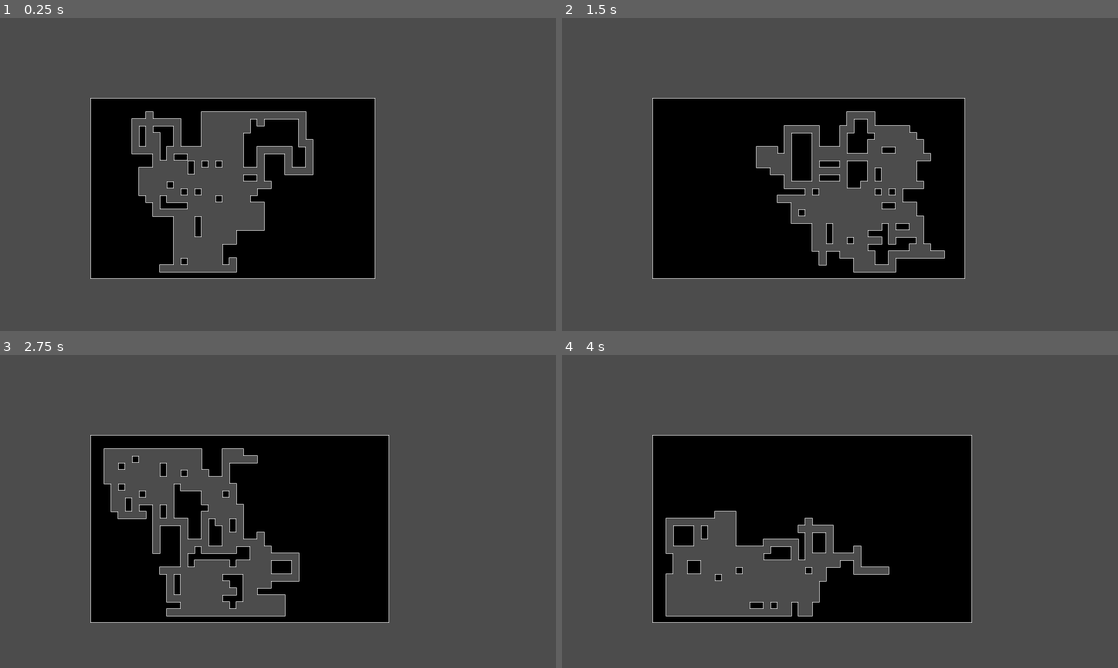
Above: before the commit, frames 1-4 (two rows, left to right).
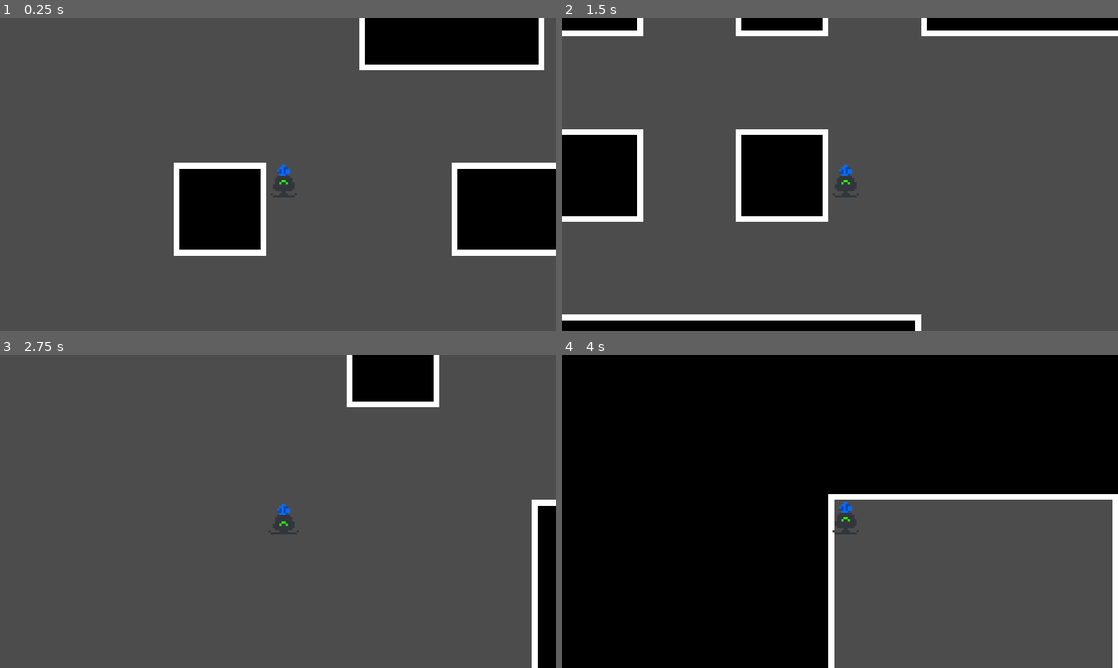
Above: after the commit, the same moments.

Repository: OneTachi/first-summer-jam-2021
Game: Godot game, scene res://World/World.tscn
Same seed, same stepped clock (60 frames per second), same inputs: the game is played once before the commit and once after it.
Inputs:
- Up to frame 1 (0.25 s): no input
- Up to frame 2 (1.5 s): tap Enter (ui_accept) at 0.5, 1.35 s; hold Right (ui_right) 0.53-1.28 s; hold Enter (ui_accept) 0.53-1.28 s; hold Down (ui_down) from 1.28 s (still down)
- Up to frame 3 (2.75 s): tap Enter (ui_accept) at 1.52, 1.82 s; release Down (ui_down) at 2.03 s; hold Right (ui_right) from 2.03 s (still down); hold Enter (ui_accept) from 2.03 s (still down)
- Up to frame 4 (4 s): release Right (ui_right) at 2.78 s; release Enter (ui_accept) at 2.78 s; hold Up (ui_up) 2.78-3.53 s; tap Enter (ui_accept) at 2.85, 3.02, 3.32 s; hold Left (ui_left) from 3.53 s (still down); hold Enter (ui_accept) from 3.53 s (still down)

The runs differ from the first frame. In frame 1, 36% of the frame differs, in the area x 16-100%, y 0-84%; in frame 2, 36%; in frame 3, 29%; in frame 4, 66%, in the area x 0-100%, y 0-100%.

Commit message:
add basic room generation

Diff:
--- /dev/null
+++ b/Player/Egg.tscn
@@ -0,0 +1,3 @@
+[gd_scene format=2]
+
+[node name="Egg" type="KinematicBody2D"]
--- /dev/null
+++ b/Player/Player.gd
@@ -0,0 +1,7 @@
+extends KinematicBody2D
+
+
+func _physics_process(delta):
+	var x_input = Input.get_action_strength("ui_right") - Input.get_action_strength("ui_left")
+	var y_input = Input.get_action_strength("ui_down") - Input.get_action_strength("ui_up")
+	move_and_slide(Vector2(x_input, y_input) * 100)
--- /dev/null
+++ b/Player/Player.tscn
@@ -0,0 +1,50 @@
+[gd_scene load_steps=5 format=2]
+
+[ext_resource path="res://Assets/CRobot.png" type="Texture" id=1]
+[ext_resource path="res://Player/Player.gd" type="Script" id=2]
+
+[sub_resource type="CircleShape2D" id=1]
+radius = 4.0
+
+[sub_resource type="Animation" id=2]
+resource_name = "happy"
+loop = true
+tracks/0/type = "value"
+tracks/0/path = NodePath("Sprite:frame")
+tracks/0/interp = 1
+tracks/0/loop_wrap = true
+tracks/0/imported = false
+tracks/0/enabled = true
+tracks/0/keys = {
+"times": PoolRealArray( 0, 0.5, 1 ),
+"transitions": PoolRealArray( 1, 1, 1 ),
+"update": 1,
+"values": [ 0, 1, 0 ]
+}
+
+[node name="Player" type="KinematicBody2D"]
+script = ExtResource( 2 )
+
+[node name="Camera2D" type="Camera2D" parent="."]
+offset = Vector2( 4, 4 )
+current = true
+zoom = Vector2( 0.15, 0.15 )
+drag_margin_left = 0.5
+drag_margin_top = 0.5
+drag_margin_right = 0.5
+drag_margin_bottom = 0.5
+editor_draw_drag_margin = true
+
+[node name="Sprite" type="Sprite" parent="."]
+scale = Vector2( 0.75, 0.75 )
+texture = ExtResource( 1 )
+centered = false
+hframes = 5
+
+[node name="CollisionShape2D" type="CollisionShape2D" parent="."]
+position = Vector2( 6, 8 )
+shape = SubResource( 1 )
+
+[node name="AnimationPlayer" type="AnimationPlayer" parent="."]
+autoplay = "happy"
+anims/happy = SubResource( 2 )
--- a/Walker.gd
+++ b/Walker.gd
@@ -8,6 +8,7 @@
 var borders = Rect2()
 var step_hist = []
 var steps_since_turn = 0
+var rooms = []
 
 func _init(starting_position, new_border):
 	assert(new_border.has_point(starting_position))
@@ -17,8 +18,13 @@
 
 func walk(steps):
 	for step in steps:
-		if randf() <= .25 or steps_since_turn > 3:
+		if randf() <= .25 or steps_since_turn > 5:
 			change_direction()
+		elif randf() <= .01:
+			if randf() <= .5:
+				place_circle_room(position)
+			else:
+				place_square_room(position)
 		if step():
 			step_hist.append(position)
 		else:
@@ -42,3 +48,35 @@
 	direction = directions.pop_front()
 	while not borders.has_point(position + direction):
 		direction = directions.pop_front()
+
+func create_room(position, size):
+	return {position = position, size = size}
+
+func place_square_room(position):
+	var size = Vector2(randi() % 6 + 3, randi() % 6 + 3)
+	var top_left = (position - size/2).ceil()
+	rooms.append(create_room(position, size))
+
+	for x in size.x:
+		for y in size.y:
+			var new_step = top_left + Vector2(x,y)
+			if borders.has_point(new_step):
+				step_hist.append(new_step)
+
+func place_circle_room(position):
+	var size = [Vector2(randi() % 4 + 2, 0), Vector2(randi() % 4 + 4, 1), Vector2(randi() % 4 + 2, 2)]
+	var top_left = (position - Vector2(size[0].x, size[2].y)/2).ceil()
+	rooms.append(create_room(position, size))
+
+	for z in size:
+		var new_step = top_left + z
+		if borders.has_point(new_step):
+			step_hist.append(new_step)
+
+func get_end_room():
+	var end_room = rooms.pop_front()
+	var start_vector = step_hist.front()
+	for room in rooms:
+		if start_vector.distance_to(room.position) > start_vector.distance_to(end_room.position):
+			end_room = room
+	return end_room
--- /dev/null
+++ b/World/ExitDoor.gd
@@ -0,0 +1,6 @@
+extends Area2D
+
+signal leaving_level
+
+func _on_ExitDoor_body_entered(body):
+	emit_signal("leaving_level")
--- /dev/null
+++ b/World/ExitDoor.tscn
@@ -0,0 +1,22 @@
+[gd_scene load_steps=3 format=2]
+
+[ext_resource path="res://World/ExitDoor.gd" type="Script" id=1]
+
+[sub_resource type="CircleShape2D" id=1]
+radius = 15.0
+
+[node name="ExitDoor" type="Area2D"]
+script = ExtResource( 1 )
+
+[node name="ColorRect" type="ColorRect" parent="."]
+margin_right = 32.0
+margin_bottom = 32.0
+__meta__ = {
+"_edit_use_anchors_": false
+}
+
+[node name="CollisionShape2D" type="CollisionShape2D" parent="."]
+position = Vector2( 16, 16 )
+shape = SubResource( 1 )
+
+[connection signal="body_entered" from="." to="." method="_on_ExitDoor_body_entered"]
--- a/World/World.gd
+++ b/World/World.gd
@@ -1,28 +1,46 @@
 extends Node2D
 
 onready var tileMap = $TileMap
-onready var borders = Rect2(0, 0, (randi() % 6 + 38), (randi() % 6 + 22))
+onready var borders = Rect2(0, 0, (randi() % 20 + 38), (randi() % 20 + 22))
+
+const Player = preload("res://Player/Player.tscn")
+const Exit = preload("res://World/ExitDoor.tscn")
 
 func _ready():
 	randomize()
 	generate_level()
 
 func generate_level():
-	var walker = Walker.new(Vector2(randi() % int(borders.size.x) + 1, randi() % int(borders.size.y) + 1), borders)
+	var walker = Walker.new(Vector2(abs((randi() % int(borders.size.x) - 1)), abs(randi() % int(borders.size.y) - 1)), borders)
 
 	for x in range(-2, borders.size.x + 1, 1):
 		for y in range(-2, borders.size.y + 1, 1):
 			tileMap.set_cellv(Vector2(x,y), 0)
 			#yield(get_tree(), "idle_frame")
 
-
-	var map = walker.walk(700)
+	var map = walker.walk(randi() % 400 + 800)
+	instance_player(map.front()*32)
+	instance_exit_door(walker.rooms.back().position*32, walker)
 	walker.queue_free()
 	for location in map:
 		tileMap.set_cellv(location, -1)
 		#yield(get_tree(), "idle_frame")
 	tileMap.update_bitmask_region(Vector2(-1, -1), borders.end + Vector2(1, 1))
 
+func reload_level():
+	get_tree().reload_current_scene()
+
 func _input(event):
 	if event.is_action_pressed("ui_accept"):
-		get_tree().reload_current_scene()
+		reload_level()
+
+func instance_player(position):
+	var player = Player.instance()
+	add_child(player)
+	player.position = position
+
+func instance_exit_door(position, walker):
+	var exit = Exit.instance()
+	add_child(exit)
+	exit.position = walker.get_end_room().position*32
+	exit.connect("leaving_level", self, "reload_level")
--- a/World/World.tscn
+++ b/World/World.tscn
@@ -1,8 +1,151 @@
-[gd_scene load_steps=5 format=2]
+[gd_scene load_steps=52 format=2]
 
 [ext_resource path="res://Assets/RandomLevelGenTileset.png" type="Texture" id=1]
 [ext_resource path="res://World/World.gd" type="Script" id=2]
-[ext_resource path="res://World/Camera2D.gd" type="Script" id=3]
+
+[sub_resource type="ConvexPolygonShape2D" id=2]
+points = PoolVector2Array( 0, 0, 32, 0, 32, 32, 0, 32 )
+
+[sub_resource type="ConvexPolygonShape2D" id=3]
+points = PoolVector2Array( 0, 0, 32, 0, 32, 32, 0, 32 )
+
+[sub_resource type="ConvexPolygonShape2D" id=4]
+points = PoolVector2Array( 0, 0, 32, 0, 32, 32, 0, 32 )
+
+[sub_resource type="ConvexPolygonShape2D" id=5]
+points = PoolVector2Array( 0, 0, 32, 0, 32, 32, 0, 32 )
+
+[sub_resource type="ConvexPolygonShape2D" id=6]
+points = PoolVector2Array( 0, 0, 32, 0, 32, 32, 0, 32 )
+
+[sub_resource type="ConvexPolygonShape2D" id=7]
+points = PoolVector2Array( 0, 0, 32, 0, 32, 32, 0, 32 )
+
+[sub_resource type="ConvexPolygonShape2D" id=8]
+points = PoolVector2Array( 0, 0, 32, 0, 32, 32, 0, 32 )
+
+[sub_resource type="ConvexPolygonShape2D" id=9]
+points = PoolVector2Array( 0, 0, 32, 0, 32, 32, 0, 32 )
+
+[sub_resource type="ConvexPolygonShape2D" id=10]
+points = PoolVector2Array( 0, 0, 32, 0, 32, 32, 0, 32 )
+
+[sub_resource type="ConvexPolygonShape2D" id=11]
+points = PoolVector2Array( 0, 0, 32, 0, 32, 32, 0, 32 )
+
+[sub_resource type="ConvexPolygonShape2D" id=12]
+points = PoolVector2Array( 0, 0, 32, 0, 32, 32, 0, 32 )
+
+[sub_resource type="ConvexPolygonShape2D" id=13]
+points = PoolVector2Array( 0, 0, 32, 0, 32, 32, 0, 32 )
+
+[sub_resource type="ConvexPolygonShape2D" id=14]
+points = PoolVector2Array( 0, 0, 32, 0, 32, 32, 0, 32 )
+
+[sub_resource type="ConvexPolygonShape2D" id=15]
+points = PoolVector2Array( 0, 0, 32, 0, 32, 32, 0, 32 )
+
+[sub_resource type="ConvexPolygonShape2D" id=16]
+points = PoolVector2Array( 0, 0, 32, 0, 32, 32, 0, 32 )
+
+[sub_resource type="ConvexPolygonShape2D" id=17]
+points = PoolVector2Array( 0, 0, 32, 0, 32, 32, 0, 32 )
+
+[sub_resource type="ConvexPolygonShape2D" id=18]
+points = PoolVector2Array( 0, 0, 32, 0, 32, 32, 0, 32 )
+
+[sub_resource type="ConvexPolygonShape2D" id=19]
+points = PoolVector2Array( 0, 0, 32, 0, 32, 32, 0, 32 )
+
+[sub_resource type="ConvexPolygonShape2D" id=20]
+points = PoolVector2Array( 0, 0, 32, 0, 32, 32, 0, 32 )
+
+[sub_resource type="ConvexPolygonShape2D" id=21]
+points = PoolVector2Array( 0, 0, 32, 0, 32, 32, 0, 32 )
+
+[sub_resource type="ConvexPolygonShape2D" id=22]
+points = PoolVector2Array( 0, 0, 32, 0, 32, 32, 0, 32 )
+
+[sub_resource type="ConvexPolygonShape2D" id=23]
+points = PoolVector2Array( 0, 0, 32, 0, 32, 32, 0, 32 )
+
+[sub_resource type="ConvexPolygonShape2D" id=24]
+points = PoolVector2Array( 0, 0, 32, 0, 32, 32, 0, 32 )
+
+[sub_resource type="ConvexPolygonShape2D" id=25]
+points = PoolVector2Array( 0, 0, 32, 0, 32, 32, 0, 32 )
+
+[sub_resource type="ConvexPolygonShape2D" id=26]
+points = PoolVector2Array( 0, 0, 32, 0, 32, 32, 0, 32 )
+
+[sub_resource type="ConvexPolygonShape2D" id=27]
+points = PoolVector2Array( 0, 0, 32, 0, 32, 32, 0, 32 )
+
+[sub_resource type="ConvexPolygonShape2D" id=28]
+points = PoolVector2Array( 0, 0, 32, 0, 32, 32, 0, 32 )
+
+[sub_resource type="ConvexPolygonShape2D" id=29]
+points = PoolVector2Array( 0, 0, 32, 0, 32, 32, 0, 32 )
+
+[sub_resource type="ConvexPolygonShape2D" id=30]
+points = PoolVector2Array( 0, 0, 32, 0, 32, 32, 0, 32 )
+
+[sub_resource type="ConvexPolygonShape2D" id=31]
+points = PoolVector2Array( 0, 0, 32, 0, 32, 32, 0, 32 )
+
+[sub_resource type="ConvexPolygonShape2D" id=32]
+points = PoolVector2Array( 0, 0, 32, 0, 32, 32, 0, 32 )
+
+[sub_resource type="ConvexPolygonShape2D" id=33]
+points = PoolVector2Array( 0, 0, 32, 0, 32, 32, 0, 32 )
+
+[sub_resource type="ConvexPolygonShape2D" id=34]
+points = PoolVector2Array( 0, 0, 32, 0, 32, 32, 0, 32 )
+
+[sub_resource type="ConvexPolygonShape2D" id=35]
+points = PoolVector2Array( 0, 0, 32, 0, 32, 32, 0, 32 )
+
+[sub_resource type="ConvexPolygonShape2D" id=36]
+points = PoolVector2Array( 0, 32, 32, 32, 32, 32, 0, 32 )
+
+[sub_resource type="ConvexPolygonShape2D" id=37]
+points = PoolVector2Array( 0, 0, 32, 0, 32, 32, 0, 32 )
+
+[sub_resource type="ConvexPolygonShape2D" id=38]
+points = PoolVector2Array( 0, 0, 32, 0, 32, 32, 0, 32 )
+
+[sub_resource type="ConvexPolygonShape2D" id=39]
+points = PoolVector2Array( 0, 0, 32, 0, 32, 32, 0, 32 )
+
+[sub_resource type="ConvexPolygonShape2D" id=40]
+points = PoolVector2Array( 0, 0, 32, 0, 32, 32, 0, 32 )
+
+[sub_resource type="ConvexPolygonShape2D" id=41]
+points = PoolVector2Array( 0, 0, 32, 0, 32, 32, 0, 32 )
+
+[sub_resource type="ConvexPolygonShape2D" id=42]
+points = PoolVector2Array( 0, 0, 32, 0, 32, 32, 0, 32 )
+
+[sub_resource type="ConvexPolygonShape2D" id=43]
+points = PoolVector2Array( 0, 0, 32, 0, 32, 32, 0, 32 )
+
+[sub_resource type="ConvexPolygonShape2D" id=44]
+points = PoolVector2Array( 0, 0, 32, 0, 32, 32, 0, 32 )
+
+[sub_resource type="ConvexPolygonShape2D" id=45]
+points = PoolVector2Array( 0, 0, 32, 0, 32, 32, 0, 32 )
+
+[sub_resource type="ConvexPolygonShape2D" id=46]
+points = PoolVector2Array( 0, 0, 32, 0, 32, 32, 0, 32 )
+
+[sub_resource type="ConvexPolygonShape2D" id=47]
+points = PoolVector2Array( 0, 0, 32, 0, 32, 32, 0, 32 )
+
+[sub_resource type="ConvexPolygonShape2D" id=48]
+points = PoolVector2Array( 0, 0, 32, 0, 32, 32, 0, 32 )
+
+[sub_resource type="ConvexPolygonShape2D" id=49]
+points = PoolVector2Array( 0, 0, 32, 0, 32, 32, 0, 32 )
 
 [sub_resource type="TileSet" id=1]
 0/name = "RandomLevelGenTileset.png 0"
@@ -24,9 +167,298 @@
 0/navigation_offset = Vector2( 0, 0 )
 0/shape_offset = Vector2( 0, 0 )
 0/shape_transform = Transform2D( 1, 0, 0, 1, 0, 0 )
+0/shape = SubResource( 2 )
 0/shape_one_way = false
-0/shape_one_way_margin = 0.0
-0/shapes = [  ]
+0/shape_one_way_margin = 1.0
+0/shapes = [ {
+"autotile_coord": Vector2( 0, 0 ),
+"one_way": false,
+"one_way_margin": 1.0,
+"shape": SubResource( 2 ),
+"shape_transform": Transform2D( 1, 0, 0, 1, 0, 0 )
+}, {
+"autotile_coord": Vector2( 1, 0 ),
+"one_way": false,
+"one_way_margin": 1.0,
+"shape": SubResource( 3 ),
+"shape_transform": Transform2D( 1, 0, 0, 1, 0, 0 )
+}, {
+"autotile_coord": Vector2( 2, 0 ),
+"one_way": false,
+"one_way_margin": 1.0,
+"shape": SubResource( 4 ),
+"shape_transform": Transform2D( 1, 0, 0, 1, 0, 0 )
+}, {
+"autotile_coord": Vector2( 0, 1 ),
+"one_way": false,
+"one_way_margin": 1.0,
+"shape": SubResource( 5 ),
+"shape_transform": Transform2D( 1, 0, 0, 1, 0, 0 )
+}, {
+"autotile_coord": Vector2( 3, 0 ),
+"one_way": false,
+"one_way_margin": 1.0,
+"shape": SubResource( 6 ),
+"shape_transform": Transform2D( 1, 0, 0, 1, 0, 0 )
+}, {
+"autotile_coord": Vector2( 1, 1 ),
+"one_way": false,
+"one_way_margin": 1.0,
+"shape": SubResource( 7 ),
+"shape_transform": Transform2D( 1, 0, 0, 1, 0, 0 )
+}, {
+"autotile_coord": Vector2( 2, 1 ),
+"one_way": false,
+"one_way_margin": 1.0,
+"shape": SubResource( 8 ),
+"shape_transform": Transform2D( 1, 0, 0, 1, 0, 0 )
+}, {
+"autotile_coord": Vector2( 2, 2 ),
+"one_way": false,
+"one_way_margin": 1.0,
+"shape": SubResource( 9 ),
+"shape_transform": Transform2D( 1, 0, 0, 1, 0, 0 )
+}, {
+"autotile_coord": Vector2( 1, 2 ),
+"one_way": false,
+"one_way_margin": 1.0,
+"shape": SubResource( 10 ),
+"shape_transform": Transform2D( 1, 0, 0, 1, 0, 0 )
+}, {
+"autotile_coord": Vector2( 0, 2 ),
+"one_way": false,
+"one_way_margin": 1.0,
+"shape": SubResource( 11 ),
+"shape_transform": Transform2D( 1, 0, 0, 1, 0, 0 )
+}, {
+"autotile_coord": Vector2( 0, 3 ),
+"one_way": false,
+"one_way_margin": 1.0,
+"shape": SubResource( 12 ),
+"shape_transform": Transform2D( 1, 0, 0, 1, 0, 0 )
+}, {
+"autotile_coord": Vector2( 1, 3 ),
+"one_way": false,
+"one_way_margin": 1.0,
+"shape": SubResource( 13 ),
+"shape_transform": Transform2D( 1, 0, 0, 1, 0, 0 )
+}, {
+"autotile_coord": Vector2( 2, 3 ),
+"one_way": false,
+"one_way_margin": 1.0,
+"shape": SubResource( 14 ),
+"shape_transform": Transform2D( 1, 0, 0, 1, 0, 0 )
+}, {
+"autotile_coord": Vector2( 3, 1 ),
+"one_way": false,
+"one_way_margin": 1.0,
+"shape": SubResource( 15 ),
+"shape_transform": Transform2D( 1, 0, 0, 1, 0, 0 )
+}, {
+"autotile_coord": Vector2( 3, 2 ),
+"one_way": false,
+"one_way_margin": 1.0,
+"shape": SubResource( 16 ),
+"shape_transform": Transform2D( 1, 0, 0, 1, 0, 0 )
+}, {
+"autotile_coord": Vector2( 3, 3 ),
+"one_way": false,
+"one_way_margin": 1.0,
+"shape": SubResource( 17 ),
+"shape_transform": Transform2D( 1, 0, 0, 1, 0, 0 )
+}, {
+"autotile_coord": Vector2( 4, 0 ),
+"one_way": false,
+"one_way_margin": 1.0,
+"shape": SubResource( 18 ),
+"shape_transform": Transform2D( 1, 0, 0, 1, 0, 0 )
+}, {
+"autotile_coord": Vector2( 5, 0 ),
+"one_way": false,
+"one_way_margin": 1.0,
+"shape": SubResource( 19 ),
+"shape_transform": Transform2D( 1, 0, 0, 1, 0, 0 )
+}, {
+"autotile_coord": Vector2( 6, 0 ),
+"one_way": false,
+"one_way_margin": 1.0,
+"shape": SubResource( 20 ),
+"shape_transform": Transform2D( 1, 0, 0, 1, 0, 0 )
+}, {
+"autotile_coord": Vector2( 7, 0 ),
+"one_way": false,
+"one_way_margin": 1.0,
+"shape": SubResource( 21 ),
+"shape_transform": Transform2D( 1, 0, 0, 1, 0, 0 )
+}, {
+"autotile_coord": Vector2( 8, 0 ),
+"one_way": false,
+"one_way_margin": 1.0,
+"shape": SubResource( 22 ),
+"shape_transform": Transform2D( 1, 0, 0, 1, 0, 0 )
+}, {
+"autotile_coord": Vector2( 9, 0 ),
+"one_way": false,
+"one_way_margin": 1.0,
+"shape": SubResource( 23 ),
+"shape_transform": Transform2D( 1, 0, 0, 1, 0, 0 )
+}, {
+"autotile_coord": Vector2( 4, 1 ),
+"one_way": false,
+"one_way_margin": 1.0,
+"shape": SubResource( 24 ),
+"shape_transform": Transform2D( 1, 0, 0, 1, 0, 0 )
+}, {
+"autotile_coord": Vector2( 5, 1 ),
+"one_way": false,
+"one_way_margin": 1.0,
+"shape": SubResource( 25 ),
+"shape_transform": Transform2D( 1, 0, 0, 1, 0, 0 )
+}, {
+"autotile_coord": Vector2( 6, 1 ),
+"one_way": false,
+"one_way_margin": 1.0,
+"shape": SubResource( 26 ),
+"shape_transform": Transform2D( 1, 0, 0, 1, 0, 0 )
+}, {
+"autotile_coord": Vector2( 7, 1 ),
+"one_way": false,
+"one_way_margin": 1.0,
+"shape": SubResource( 27 ),
+"shape_transform": Transform2D( 1, 0, 0, 1, 0, 0 )
+}, {
+"autotile_coord": Vector2( 8, 1 ),
+"one_way": false,
+"one_way_margin": 1.0,
+"shape": SubResource( 28 ),
+"shape_transform": Transform2D( 1, 0, 0, 1, 0, 0 )
+}, {
+"autotile_coord": Vector2( 9, 1 ),
+"one_way": false,
+"one_way_margin": 1.0,
+"shape": SubResource( 29 ),
+"shape_transform": Transform2D( 1, 0, 0, 1, 0, 0 )
+}, {
+"autotile_coord": Vector2( 4, 2 ),
+"one_way": false,
+"one_way_margin": 1.0,
+"shape": SubResource( 30 ),
+"shape_transform": Transform2D( 1, 0, 0, 1, 0, 0 )
+}, {
+"autotile_coord": Vector2( 5, 2 ),
+"one_way": false,
+"one_way_margin": 1.0,
+"shape": SubResource( 31 ),
+"shape_transform": Transform2D( 1, 0, 0, 1, 0, 0 )
+}, {
+"autotile_coord": Vector2( 4, 3 ),
+"one_way": false,
+"one_way_margin": 1.0,
+"shape": SubResource( 32 ),
+"shape_transform": Transform2D( 1, 0, 0, 1, 0, 0 )
+}, {
+"autotile_coord": Vector2( 5, 3 ),
+"one_way": false,
+"one_way_margin": 1.0,
+"shape": SubResource( 33 ),
+"shape_transform": Transform2D( 1, 0, 0, 1, 0, 0 )
+}, {
+"autotile_coord": Vector2( 4, 4 ),
+"one_way": false,
+"one_way_margin": 1.0,
+"shape": SubResource( 34 ),
+"shape_transform": Transform2D( 1, 0, 0, 1, 0, 0 )
+}, {
+"autotile_coord": Vector2( 5, 4 ),
+"one_way": false,
+"one_way_margin": 1.0,
+"shape": SubResource( 35 ),
+"shape_transform": Transform2D( 1, 0, 0, 1, 0, 0 )
+}, {
+"autotile_coord": Vector2( 6, 2 ),
+"one_way": false,
+"one_way_margin": 1.0,
+"shape": SubResource( 36 ),
+"shape_transform": Transform2D( 1, 0, 0, 1, 0, 0 )
+}, {
+"autotile_coord": Vector2( 6, 3 ),
+"one_way": false,
+"one_way_margin": 1.0,
+"shape": SubResource( 37 ),
+"shape_transform": Transform2D( 1, 0, 0, 1, 0, 0 )
+}, {
+"autotile_coord": Vector2( 7, 2 ),
+"one_way": false,
+"one_way_margin": 1.0,
+"shape": SubResource( 38 ),
+"shape_transform": Transform2D( 1, 0, 0, 1, 0, 0 )
+}, {
+"autotile_coord": Vector2( 6, 2 ),
+"one_way": false,
+"one_way_margin": 1.0,
+"shape": SubResource( 39 ),
+"shape_transform": Transform2D( 1, 0, 0, 1, 0, 0 )
+}, {
+"autotile_coord": Vector2( 7, 3 ),
+"one_way": false,
+"one_way_margin": 1.0,
+"shape": SubResource( 40 ),
+"shape_transform": Transform2D( 1, 0, 0, 1, 0, 0 )
+}, {
+"autotile_coord": Vector2( 7, 4 ),
+"one_way": false,
+"one_way_margin": 1.0,
+"shape": SubResource( 41 ),
+"shape_transform": Transform2D( 1, 0, 0, 1, 0, 0 )
+}, {
+"autotile_coord": Vector2( 6, 4 ),
+"one_way": false,
+"one_way_margin": 1.0,
+"shape": SubResource( 42 ),
+"shape_transform": Transform2D( 1, 0, 0, 1, 0, 0 )
+}, {
+"autotile_coord": Vector2( 8, 4 ),
+"one_way": false,
+"one_way_margin": 1.0,
+"shape": SubResource( 43 ),
+"shape_transform": Transform2D( 1, 0, 0, 1, 0, 0 )
+}, {
+"autotile_coord": Vector2( 8, 3 ),
+"one_way": false,
+"one_way_margin": 1.0,
+"shape": SubResource( 44 ),
+"shape_transform": Transform2D( 1, 0, 0, 1, 0, 0 )
+}, {
+"autotile_coord": Vector2( 8, 2 ),
+"one_way": false,
+"one_way_margin": 1.0,
+"shape": SubResource( 45 ),
+"shape_transform": Transform2D( 1, 0, 0, 1, 0, 0 )
+}, {
+"autotile_coord": Vector2( 9, 2 ),
+"one_way": false,
+"one_way_margin": 1.0,
+"shape": SubResource( 46 ),
+"shape_transform": Transform2D( 1, 0, 0, 1, 0, 0 )
+}, {
+"autotile_coord": Vector2( 9, 3 ),
+"one_way": false,
+"one_way_margin": 1.0,
+"shape": SubResource( 47 ),
+"shape_transform": Transform2D( 1, 0, 0, 1, 0, 0 )
+}, {
+"autotile_coord": Vector2( 10, 2 ),
+"one_way": false,
+"one_way_margin": 1.0,
+"shape": SubResource( 48 ),
+"shape_transform": Transform2D( 1, 0, 0, 1, 0, 0 )
+}, {
+"autotile_coord": Vector2( 10, 3 ),
+"one_way": false,
+"one_way_margin": 1.0,
+"shape": SubResource( 49 ),
+"shape_transform": Transform2D( 1, 0, 0, 1, 0, 0 )
+} ]
 0/z_index = 0
 
 [node name="World" type="Node2D"]
@@ -36,9 +468,3 @@
 tile_set = SubResource( 1 )
 cell_size = Vector2( 32, 32 )
 format = 1
-
-[node name="Camera2D" type="Camera2D" parent="."]
-position = Vector2( 800, 288 )
-current = true
-zoom = Vector2( 2, 2 )
-script = ExtResource( 3 )
Binary file added: Assets/CRobot.png
Not shown, added: Assets/CRobot.png.import
